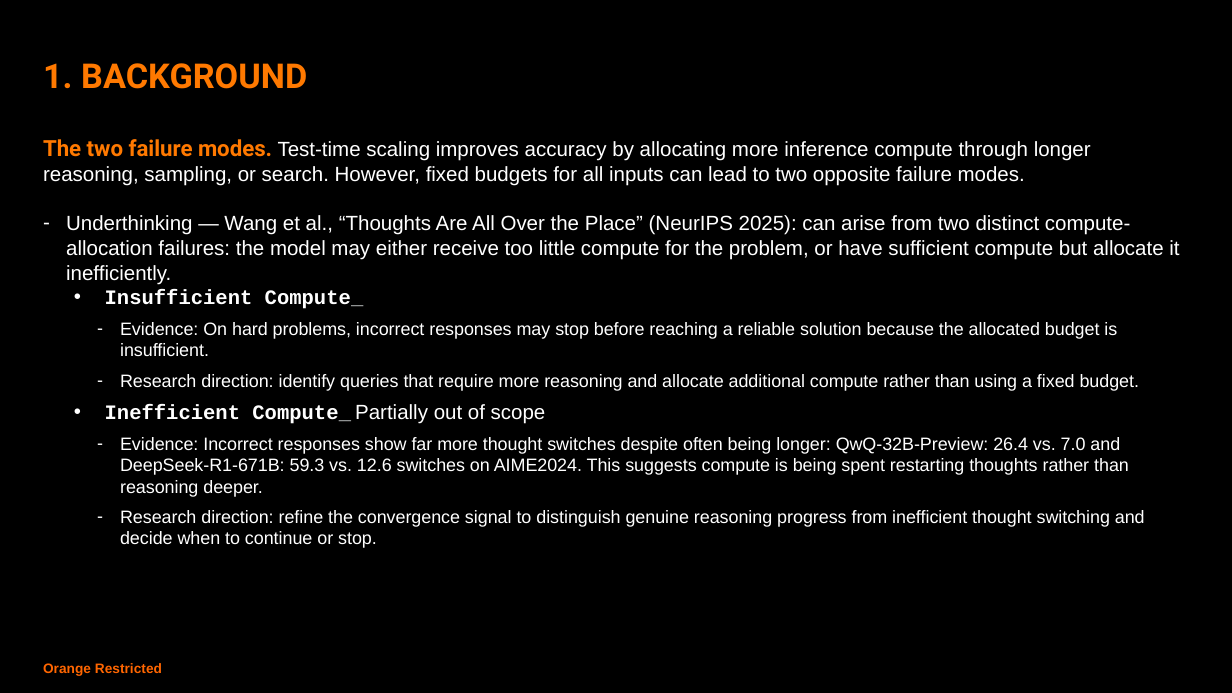
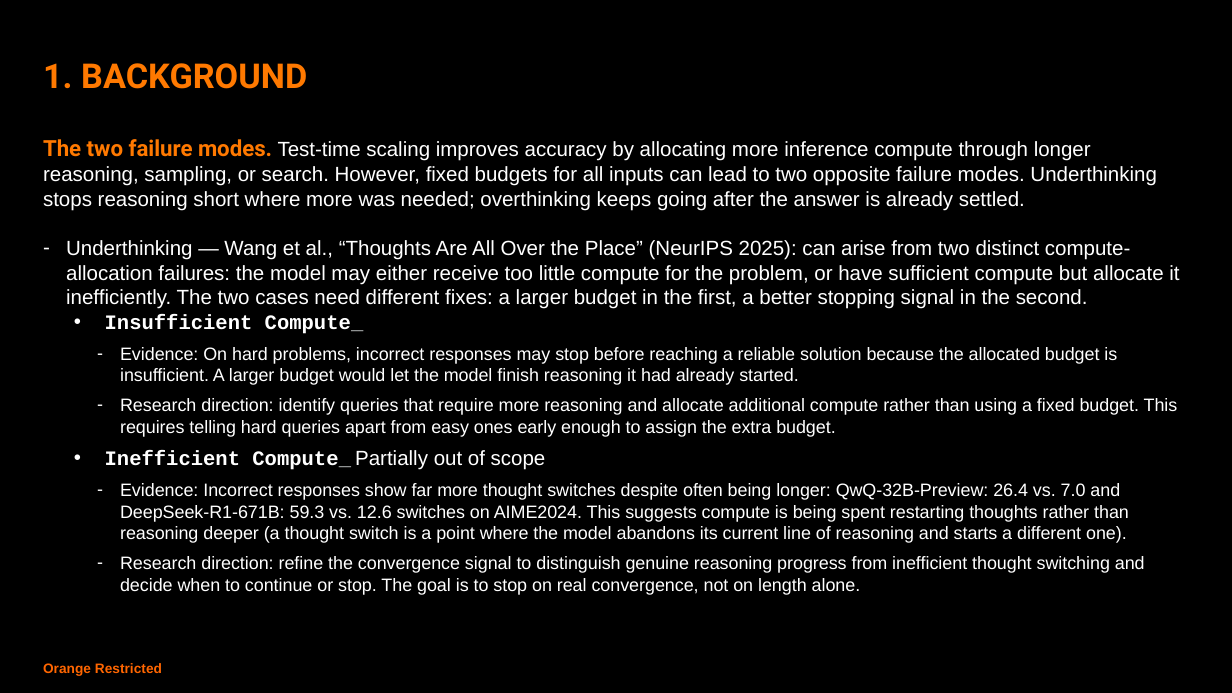
Before and after one commit to tharwat-ux/TTCA, a slide deck: slide 4 of presentation/dynamic_test_time_compute_allocation.pptx. Drawn at 1232x693 pixels with LibreOffice and Linux fonts; fonts in the diff are those of the drawing. Boxes give left, top, right and bottom in pixels: in the first picture for what was removed or moved away, otherwise in the second. Text is boxed around its words. In the diff, an @@ line names an element or a change of style, - is before the commit and + after.

```diff
--- a/presentation/dynamic_test_time_compute_allocation.pptx
+++ b/presentation/dynamic_test_time_compute_allocation.pptx
@@ text at bbox=[43, 139, 1179, 309]: text changed @@
-The two failure modes. Test-time scaling improves accuracy by allocating more inference compute through longer reasoning, sampling, or search. However, fixed budgets for all inputs can lead to two opposite failure modes.
-– Underthinking — Wang et al., “Thoughts Are All Over the Place” (NeurIPS 2025): can arise from two distinct compute-allocation failures: the model may either receive too little compute for the problem, or have sufficient compute but allocate it inefficiently.
+The two failure modes. Test-time scaling improves accuracy by allocating more inference compute through longer reasoning, sampling, or search. However, fixed budgets for all inputs can lead to two opposite failure modes. Underthinking stops reasoning short where more was needed; overthinking keeps going after the answer is already settled.
+– Underthinking — Wang et al., “Thoughts Are All Over the Place” (NeurIPS 2025): can arise from two distinct compute-allocation failures: the model may either receive too little compute for the problem, or have sufficient compute but allocate it inefficiently. The two cases need different fixes: a larger budget in the first, a better stopping signal in the second.
@@ text at bbox=[120, 347, 1178, 437]: text changed @@
-  – Evidence: On hard problems, incorrect responses may stop before reaching a reliable solution because the allocated budget is insufficient.
-  – Research direction: identify queries that require more reasoning and allocate additional compute rather than using a fixed budget.
+  – Evidence: On hard problems, incorrect responses may stop before reaching a reliable solution because the allocated budget is insufficient. A larger budget would let the model finish reasoning it had already started.
+  – Research direction: identify queries that require more reasoning and allocate additional compute rather than using a fixed budget. This requires telling hard queries apart from easy ones early enough to assign the extra budget.
@@ text at bbox=[120, 483, 1145, 595]: text changed @@
-  – Evidence: Incorrect responses show far more thought switches despite often being longer: QwQ-32B-Preview: 26.4 vs. 7.0 and DeepSeek-R1-671B: 59.3 vs. 12.6 switches on AIME2024. This suggests compute is being spent restarting thoughts rather than reasoning deeper.
-  – Research direction: refine the convergence signal to distinguish genuine reasoning progress from inefficient thought switching and decide when to continue or stop.
+  – Evidence: Incorrect responses show far more thought switches despite often being longer: QwQ-32B-Preview: 26.4 vs. 7.0 and DeepSeek-R1-671B: 59.3 vs. 12.6 switches on AIME2024. This suggests compute is being spent restarting thoughts rather than reasoning deeper (a thought switch is a point where the model abandons its current line of reasoning and starts a different one).
+  – Research direction: refine the convergence signal to distinguish genuine reasoning progress from inefficient thought switching and decide when to continue or stop. The goal is to stop on real convergence, not on length alone.
```
Also in this commit, not shown: 15 other slides changed, 7 slides removed, 23 other files.
